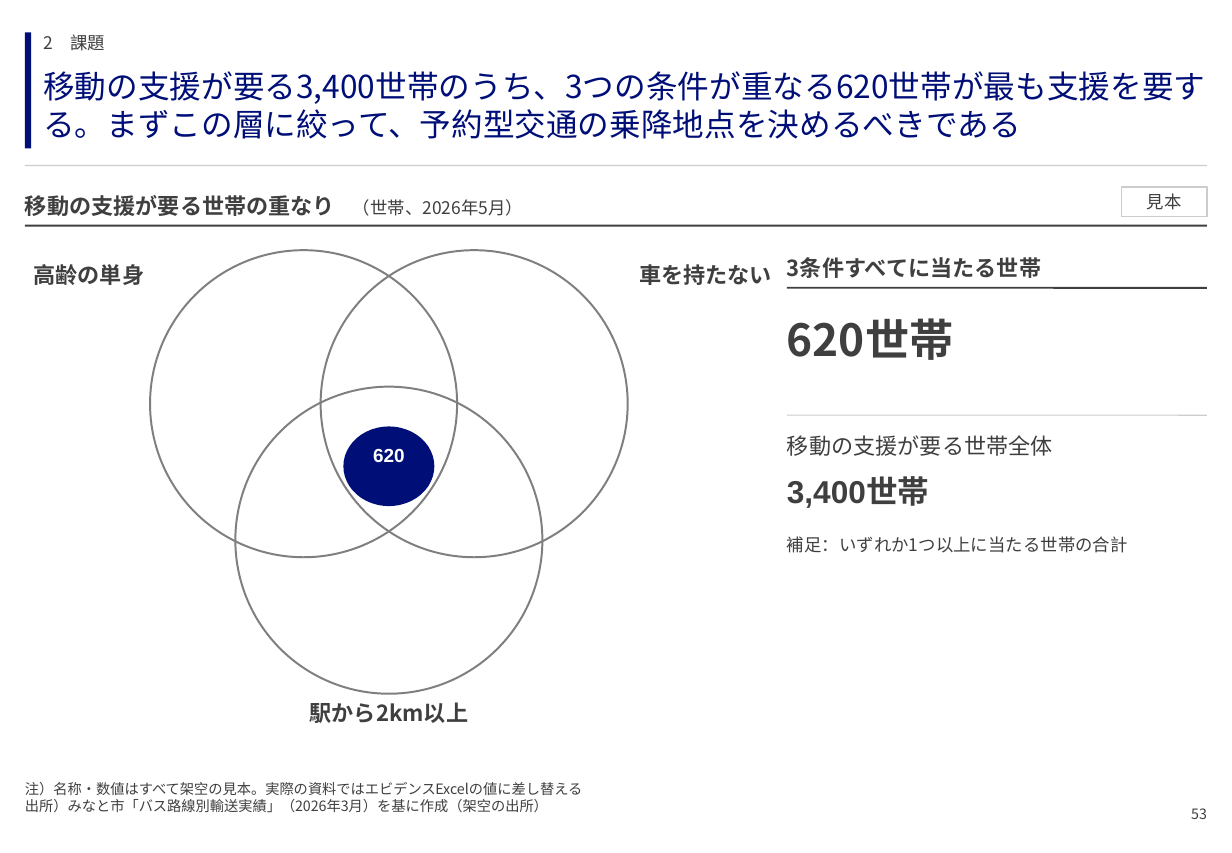
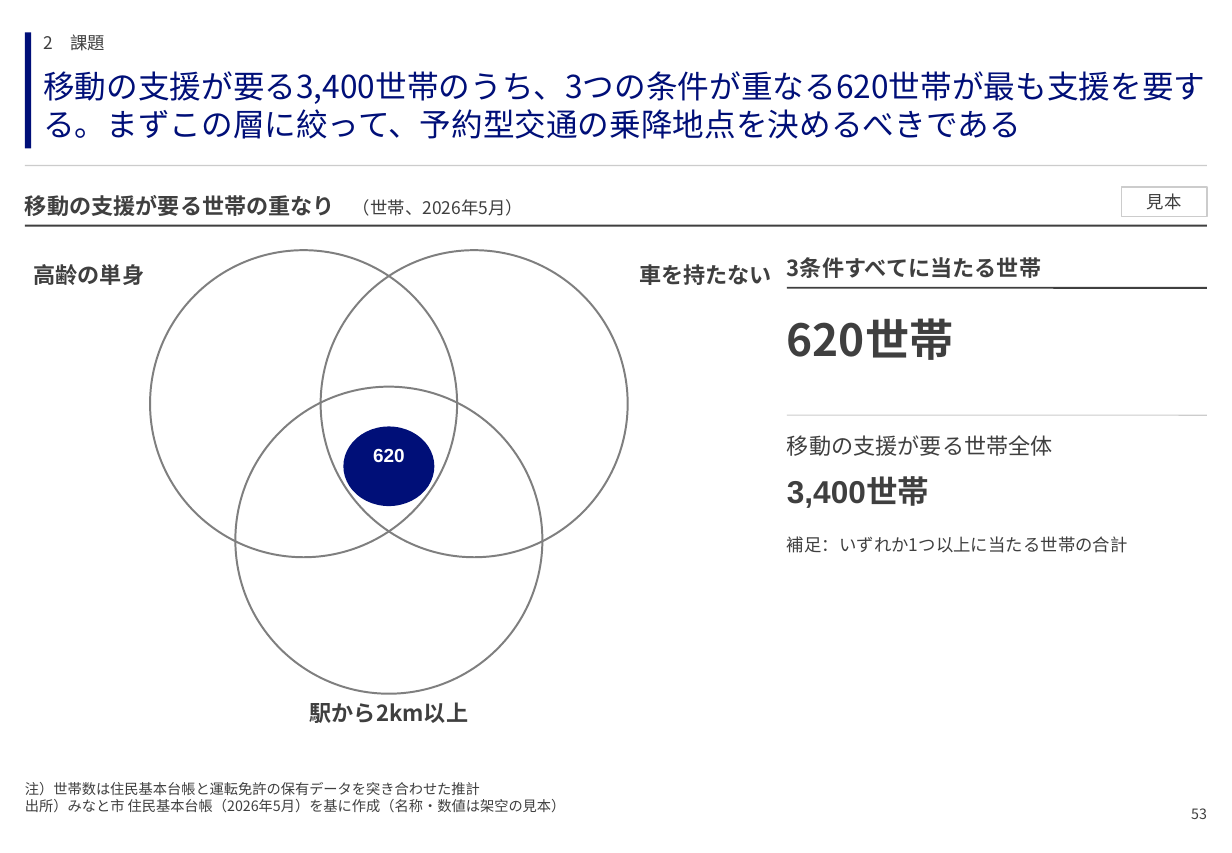
Before and after one commit to GontaHH/slide_builder, a slide deck: slide 53 of patterns/pattern-deck.pptx. Drawn at 1232x853 pixels with LibreOffice and Linux fonts; fonts in the diff are those of the drawing. Boxes give left, top, right and bottom in pixels: in the first picture for what was removed or moved away, otherwise in the second. Text is boxed around its words. In the diff, an @@ line names an element or a change of style, - is before the commit and + after.

```diff
--- a/patterns/pattern-deck.pptx
+++ b/patterns/pattern-deck.pptx
@@ text at (25, 782, 566, 812): text changed @@
-注）名称・数値はすべて架空の見本。実際の資料ではエビデンスExcelの値に差し替える
-出所）みなと市「バス路線別輸送実績」（2026年3月）を基に作成（架空の出所）
+注）世帯数は住民基本台帳と運転免許の保有データを突き合わせた推計
+出所）みなと市 住民基本台帳（2026年5月）を基に作成（名称・数値は架空の見本）
```
Also in this commit, not shown: 78 other slides changed, 2 other files.
